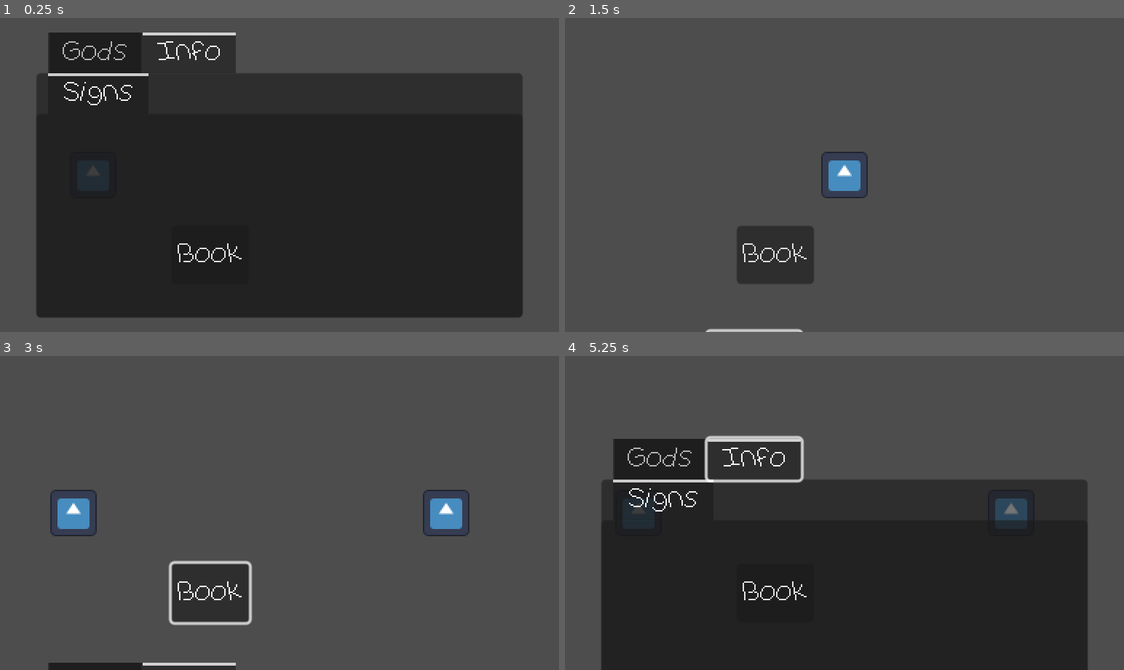
Above: before the commit, frames 1-4 (two rows, left to right).
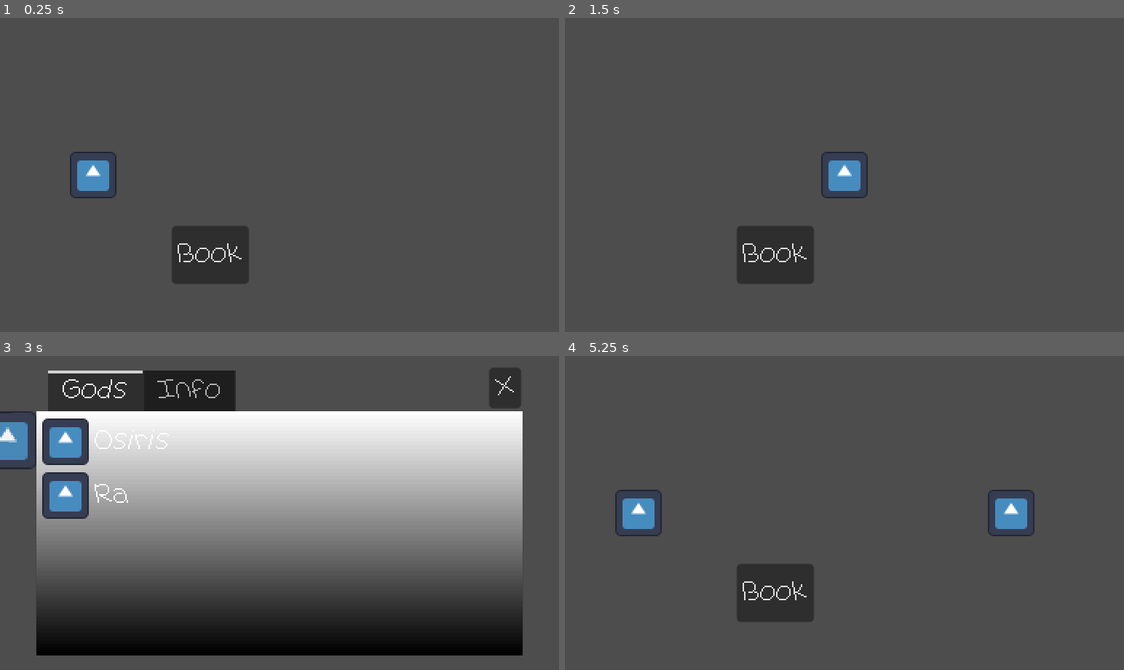
Above: after the commit, the same moments.

Repository: wooshdude/gmtk-2024
Game: Godot game, scene res://scenes/desk.tscn
The game is run twice, just before and just after one commit, with the same random seed, the same clock (stepped at 60 frames per second) and the same inputs. The project has no main scene, so this scene is started directly. The engine's default icon, where the game draws it, is replaced by a stand-in: a white triangle on a blue panel in a dark square.
Inputs (mouse positions are in pixels of both pictures, inside the frame that each line leads up to):
- Up to frame 1 (0.25 s): no input
- Up to frame 2 (1.5 s): click "Book" at 0.5 s; click (1068, 49) at 1.25 s, where only the run after the commit has a clickable "X"
- Up to frame 3 (3 s): move the mouse to (402, 497) at 2.02 s; hold Up (ui_up) 2.03-2.75 s; tap O at 2.1 s; click (402, 497) at 2.17 s; tap Enter (ui_accept) at 2.75 s; drag from (167, 528) to (251, 575) at 2.77 s
- Up to frame 4 (5.25 s): move the mouse to (900, 443) at 3.52 s; hold Up (ui_up) 3.53-4.25 s; tap O at 3.6, 5.1 s; click (900, 443) at 3.67 s; drag from (816, 575) to (676, 465) at 4.27 s; tap Enter (ui_accept) at 5 s; move the mouse to (1012, 560) at 5.02 s; hold Down (ui_down) from 5.03 s (still down); click (1012, 560) at 5.17 s

The runs differ from the first frame. In frame 1, 69% of the frame differs, in the area x 6-94%, y 4-96%; in frame 2, 0.2%; in frame 3, 61%; in frame 4, 54%.
Error after the commit: Invalid access to property or key 'weight' on a base object of type 'Nil'. (res://scripts/systems/people/person_node.gd:8)

Commit message:
god book

Diff:
--- a/project.godot
+++ b/project.godot
@@ -18,6 +18,7 @@
 [autoload]
 
 GlobalSignals="*res://scripts/global/global_signals.gd"
+Gods="*res://scripts/systems/gods/god_relationships.gd"
 
 [display]
 
--- a/scenes/desk.gd
+++ b/scenes/desk.gd
@@ -26,9 +26,5 @@
 	current_person = new_person
 
 
-func _on_good_button_button_down() -> void:
+func _on_gods_god_selected(name) -> void:
 	GlobalSignals.next_person.emit()
-
-
-func _on_bad_button_button_down() -> void:
-	GlobalSignals.next_person.emit()
--- a/scenes/desk.tscn
+++ b/scenes/desk.tscn
@@ -22,6 +22,14 @@
 theme = ExtResource("3_71q6f")
 script = ExtResource("2_4086j")
 
+[node name="ShowBook" type="Button" parent="CanvasLayer/Control"]
+layout_mode = 0
+offset_left = 118.0
+offset_top = 143.0
+offset_right = 171.0
+offset_bottom = 183.0
+text = "Book"
+
 [node name="MarginContainer" type="MarginContainer" parent="CanvasLayer/Control"]
 layout_mode = 1
 anchors_preset = 15
@@ -44,14 +52,14 @@
 anchor_bottom = 1.0
 grow_horizontal = 2
 grow_vertical = 2
-current_tab = 1
+current_tab = 0
 
 [node name="Gods" parent="CanvasLayer/Control/MarginContainer/Book/TabContainer" instance=ExtResource("5_vsu0u")]
-visible = false
 layout_mode = 2
 metadata/_tab_index = 0
 
 [node name="Info" type="Control" parent="CanvasLayer/Control/MarginContainer/Book/TabContainer"]
+visible = false
 layout_mode = 2
 metadata/_tab_index = 1
 
@@ -68,14 +76,15 @@
 layout_mode = 2
 metadata/_tab_index = 0
 
-[node name="ShowBook" type="Button" parent="CanvasLayer/Control"]
+[node name="Close" type="Button" parent="CanvasLayer/Control/MarginContainer/Book"]
 layout_mode = 0
-offset_left = 118.0
-offset_top = 143.0
-offset_right = 158.0
-offset_bottom = 183.0
-text = "Book"
+offset_left = 311.0
+offset_top = -2.0
+offset_right = 333.0
+offset_bottom = 26.0
+text = "X"
 
-[connection signal="mouse_entered" from="CanvasLayer/Control/MarginContainer/Book" to="CanvasLayer/Control" method="_on_book_mouse_entered"]
-[connection signal="mouse_exited" from="CanvasLayer/Control/MarginContainer/Book" to="CanvasLayer/Control" method="_on_book_mouse_exited"]
 [connection signal="button_down" from="CanvasLayer/Control/ShowBook" to="CanvasLayer/Control" method="_on_show_book_button_down"]
+[connection signal="god_selected" from="CanvasLayer/Control/MarginContainer/Book/TabContainer/Gods" to="." method="_on_gods_god_selected"]
+[connection signal="god_selected" from="CanvasLayer/Control/MarginContainer/Book/TabContainer/Gods" to="CanvasLayer/Control" method="_on_gods_god_selected"]
+[connection signal="button_down" from="CanvasLayer/Control/MarginContainer/Book/Close" to="CanvasLayer/Control" method="_on_close_button_down"]
--- a/scripts/systems/gods/god_relationships.gd
+++ b/scripts/systems/gods/god_relationships.gd
@@ -9,11 +9,9 @@
 	PURITY
 }
 
-enum Gods {
-	RA,
-	OSIRIS,
-	AMMIT
-}
+static var RA = "Ra"
+static var ORISIS = "Orisis"
+static var SAVATHUN = "Savathun"
 
 class God:
 	var name:String
--- a/scripts/ui.gd
+++ b/scripts/ui.gd
@@ -1,24 +1,15 @@
 extends Control
 
-@onready var book: Control = $MarginContainer/Book
+@onready var book: Control = $MarginContainer
 
 @onready var tab_container: TabContainer = $Book/MarginContainer/TabContainer
 
 var mouse_inside_book:bool
 
+
 # Called when the node enters the scene tree for the first time.
 func _ready() -> void:
 	book.position.y = get_viewport_rect().size.y
-	pass # Replace with function body.
-
-
-func _input(event: InputEvent) -> void:
-	if event is InputEventMouseButton and event.is_pressed() and not mouse_inside_book:
-		var new_tween = create_tween()
-		new_tween.tween_property(book, "position", Vector2(book.position.x,get_viewport_rect().size.y), 0.2).set_trans(Tween.TRANS_SINE)
-		await new_tween.finished
-		#book.hide()
-
 
 
 func _on_show_book_button_down() -> void:
@@ -27,10 +18,11 @@
 	new_tween.tween_property(book, "position", Vector2(book.position.x,0), 0.2).set_trans(Tween.TRANS_SINE)
 
 
-
-func _on_book_mouse_entered() -> void:
-	mouse_inside_book = true
+func _on_close_button_down() -> void:
+	var new_tween = create_tween()
+	new_tween.tween_property(book, "position", Vector2(book.position.x,get_viewport_rect().size.y), 0.2).set_trans(Tween.TRANS_SINE)
+	await new_tween.finished
 
 
-func _on_book_mouse_exited() -> void:
-	mouse_inside_book = false
+func _on_gods_god_selected(string: Variant) -> void:
+	_on_close_button_down()
--- a/scripts/ui/god_list.gd
+++ b/scripts/ui/god_list.gd
@@ -1,4 +1,6 @@
 extends Control
+
+signal god_selected(string)
 
 @onready var cursor: TextureRect = $Cursor
 @onready var god_list: VBoxContainer = $VBoxContainer
@@ -17,12 +19,14 @@
 
 func _on_god_clicked(button:GodButton):
 	print(button.name)
+	god_selected.emit(button.name)
 
 
 func _on_god_hovered(button:GodButton):
 	var new_tween := create_tween()
 	if not cursor.visible:
 		cursor.show()
+		cursor.modulate = Color(1,1,1,0)
 		new_tween.tween_property(cursor, "modulate", Color(1,1,1,1), 0.1).set_trans(Tween.TRANS_SINE)
 	new_tween.tween_property(cursor, "position", button.position + Vector2(size.x - cursor.size.x, 0), 0.1).set_trans(Tween.TRANS_SINE)
 
